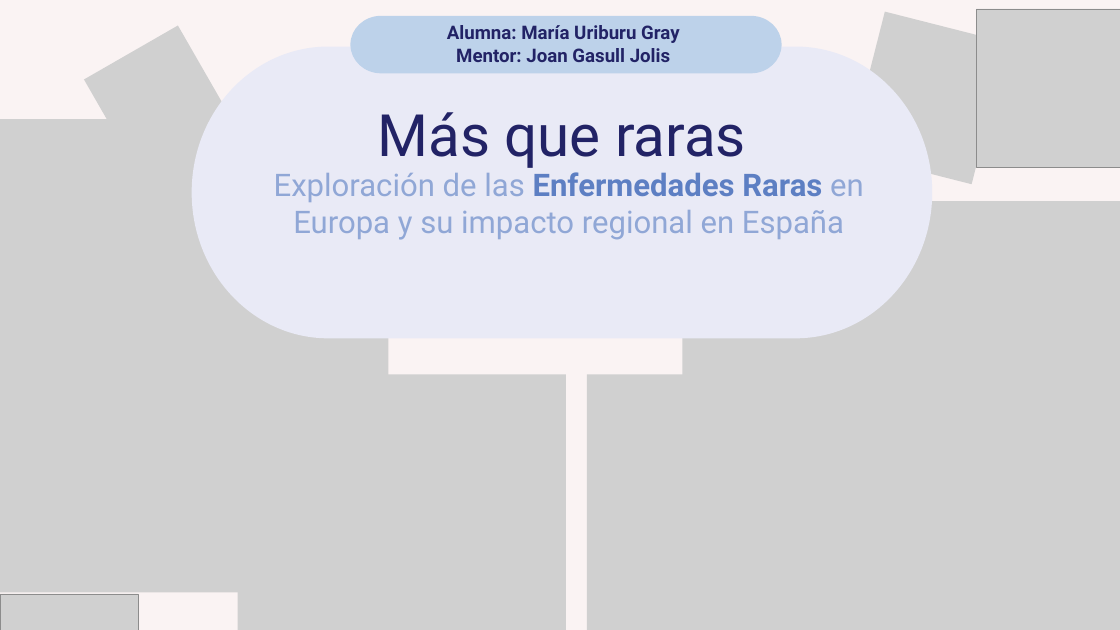
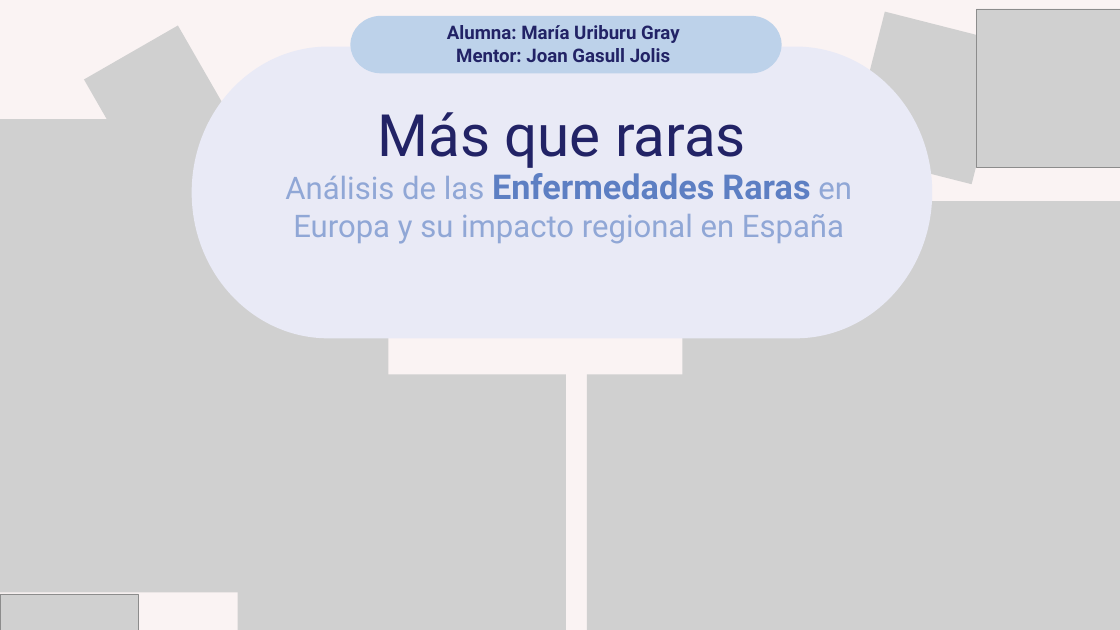
Before and after one commit to Muriburu/ITAcademy, a slide deck: slide 1 of Sprint 10 - Pràctica final/Presentación - Enfermedades raras.pptx. Drawn at 1120x630 pixels with LibreOffice and Linux fonts; fonts in the diff are those of the drawing; grey boxes stand for pictures. Boxes give left, top, right and bottom in pixels: in the first picture for what was removed or moved away, otherwise in the second. Text is boxed around its words. In the diff, an @@ line names an element or a change of style, - is before the commit and + after.

```diff
--- a/Sprint 10 - Pràctica final/Presentación - Enfermedades raras.pptx
+++ b/Sprint 10 - Pràctica final/Presentación - Enfermedades raras.pptx
@@ text at [285, 173, 852, 244]: text changed @@
-Exploración de las Enfermedades Raras en Europa y su impacto regional en España
+Análisis de las Enfermedades Raras en Europa y su impacto regional en España
```
Also in this commit, not shown: 8 other slides changed, 1 slide added, 42 other files.
